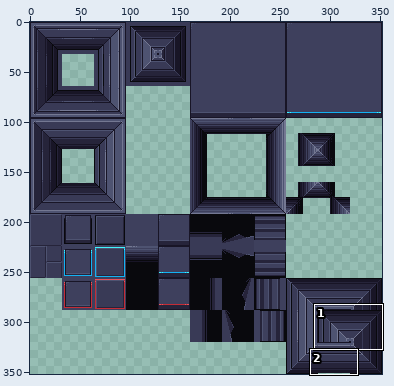
A sprite sheet gets an edit: src/client/maps/killzone/tileset_main.png. Above: a wide view before the commit, with the close-up outlined.
Close-up. Earlier state:
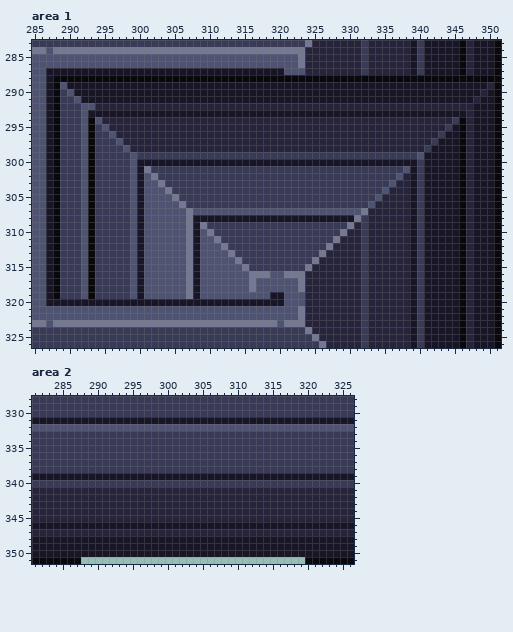
The file is 352x352 pixels. Shown: area 1: x 285..351, y 283..326; area 2: x 281..326, y 328..351.
The result:
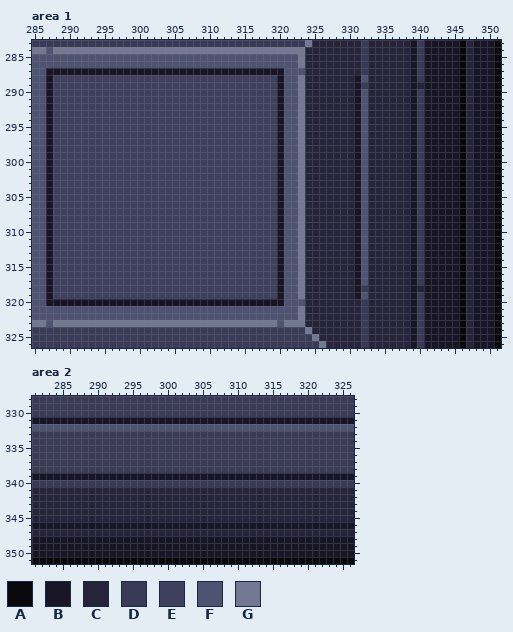
Palette (. is transparent): A #09090d  B #181526  C #26243a  D #393a56  E #3e405d  F #4e5371  G #747892
The edit:
Changed rows in their new state; - is an unchanged pixel.
Area 1:
first column x 288:
288 EEEEEEEEEEEEEEEEEEEEEEEEEEEEEEEEBFFGCCCCCCCBFCCCCCCBDBBBBB-CBBB
289 EEEEEEEEEEEEEEEEEEEEEEEEEEEEEEEE-FFGCCCCCCC-DCCCCCC-C-----AC--B
290 EEEEEEEEEEEEEEEEEEEEEEEEEEEEEEEE-FFGCCCCCCC-FCCCCCC-D-----AC-B-
291 EEEEEEEEEEEEEEEEEEEEEEEEEEEEEEEE-FFGCCCCCCC-FCCCCCC-D-----ACB--
292 EEEEEEEEEEEEEEEEEEEEEEEEEEEEEEEEBFFG-------BF------BDBBBBBA----
293 EEEEEEEEEEEEEEEEEEEEEEEEEEEEEEEE-FFGCCCCCCC-FCCCCCC-D-----A----
294 EEEEEEEEEEEEEEEEEEEEEEEEEEEEEEEEBFFG-------BF------BDBBBBB-----
295 EEEEEEEEEEEEEEEEEEEEEEEEEEEEEEEEBFFG-------BF------BDBBBB------
296 EEEEEEEEEEEEEEEEEEEEEEEEEEEEEEEEBFFG-------BF------BDBBB-------
297 EEEEEEEEEEEEEEEEEEEEEEEEEEEEEEEEBFFG-------BF------BDBB--------
298 EEEEEEEEEEEEEEEEEEEEEEEEEEEEEEEEBFFG-------BF------BDB---------
299 EEEEEEEEEEEEEEEEEEEEEEEEEEEEEEEEBFFGCCCCCCCBFCCCCCCBD----------
300 EEEEEEEEEEEEEEEEEEEEEEEEEEEEEEEE-FFGCCCCCCC-FCCCCCC------------
301 EEEEEEEEEEEEEEEEEEEEEEEEEEEEEEEEBFFGCCCCCCCBFCCCCCC------------
302 EEEEEEEEEEEEEEEEEEEEEEEEEEEEEEEEBFFGCCCCCCCBFCCCCC-------------
303 EEEEEEEEEEEEEEEEEEEEEEEEEEEEEEEEBFFGCCCCCCCBFCCCC--------------
304 EEEEEEEEEEEEEEEEEEEEEEEEEEEEEEEEBFFGCCCCCCCBFCCC---------------
305 EEEEEEEEEEEEEEEEEEEEEEEEEEEEEEEEBFFGCCCCCCCBFCC----------------
306 EEEEEEEEEEEEEEEEEEEEEEEEEEEEEEEEBFFGCCCCCCCBFC-----------------
307 EEEEEEEEEEEEEEEEEEEEEEEEEEEEEEEEB--GCCCCCCCBF------------------
308 EEEEEEEEEEEEEEEEEEEEEEEEEEEEEEEE-FFGCCCCCCCBF------------------
309 EEEEEEEEEEEEEEEEEEEEEEEEEEEEEEEEBFFGCCCCCCCBF------------------
310 EEEEEEEEEEEEEEEEEEEEEEEEEEEEEEEEBFFGCCCCCC-BF------------------
311 EEEEEEEEEEEEEEEEEEEEEEEEEEEEEEEEBFFGCCCCC--BF------------------
312 EEEEEEEEEEEEEEEEEEEEEEEEEEEEEEEEBFFGCCCC---BF------------------
313 EEEEEEEEEEEEEEEEEEEEEEEEEEEEEEEEBFFGCCC----BF------------------
314 EEEEEEEEEEEEEEEEEEEEEEEEEEEEEEEEBFFGCC-----BF------------------
315 EEEEEEEEEEEEEEEEEEEEEEEEEEEEEEEEBFFGC------BF------------------
316 EEEEEEEEEEEEEEEEEEEEEEEEEEEEEEEEBFF--------BF------------------
317 EEEEEEEEEEEEEEEEEEEEEEEEEEEEEEEEB----------BF------------------
318 EEEEEEEEEEEEEEEEEEEEEEEEEEEEEEEEB----------B--------C----------
319 EEEEEEEEEEEEEEEEEEEEEEEEEEEEEEEE---G-------BF------------------
Area 2:
first column x 288:
351 AAAAAAAAAAAAAAAAAAAAAAAAAAAAAAAA
